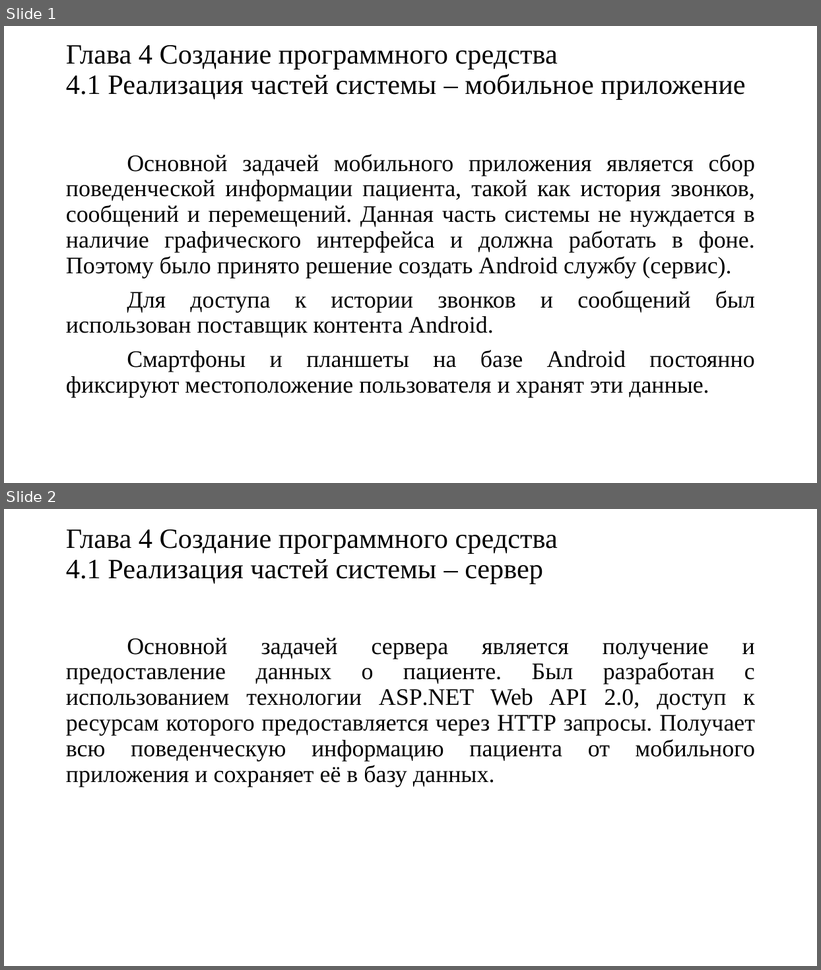
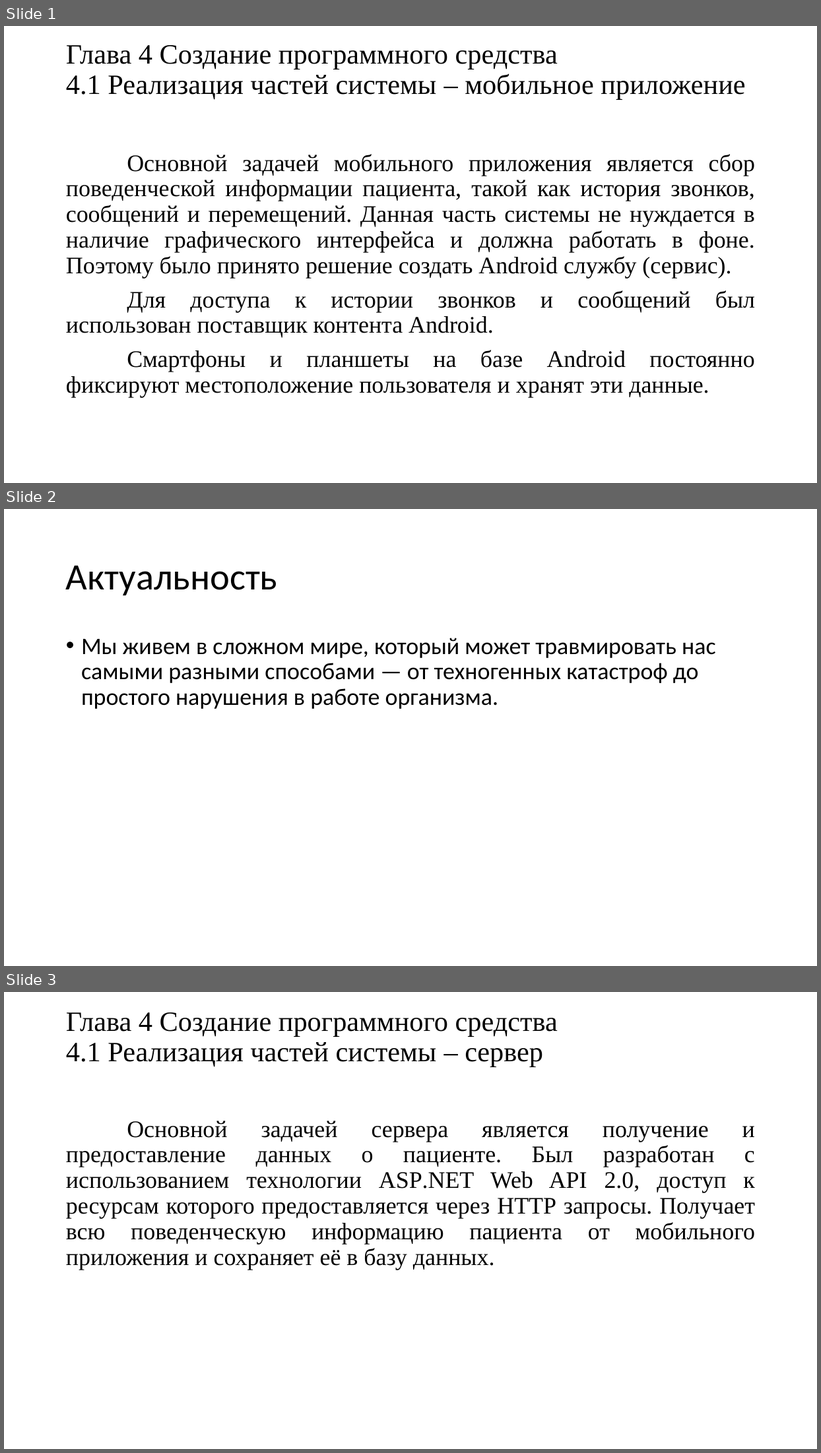
Before and after one commit to Wideweb/-digital-psychology-docs, a slide deck: Алькевич А.С/текст.pptx. Shown one above the other, each under a label of ours: slides 1 and 2 before the commit, slides 1, 2 and 3 after it. The pictures are 821x970 and 821x1453 pixels, drawn with LibreOffice and Linux fonts; fonts in the diff are those of the drawing. Boxes give left, top, right and bottom in pixels: in the first picture for what was removed or moved away, otherwise in the second. Text is boxed around its words. In the diff, an @@ line names an element or a change of style, - is before the commit and + after.

```diff
--- a/Алькевич А.С/текст.pptx
+++ b/Алькевич А.С/текст.pptx
@@ slide 2 added at box(4, 509, 817, 966), background #FFFFFF @@
@@ title added at box(66, 565, 278, 595), 44 pt, text #000000 @@
+Актуальность
@@ text added at box(81, 638, 716, 709), 28 pt, text #000000 @@
+• Мы живем в сложном мире, который может травмировать нас самыми разными способами — от техногенных катастроф до простого нарушения в работе организма.
@@ what was slide 2 is now slide 3 @@
```
Also in this commit, not shown: 5 other files.
